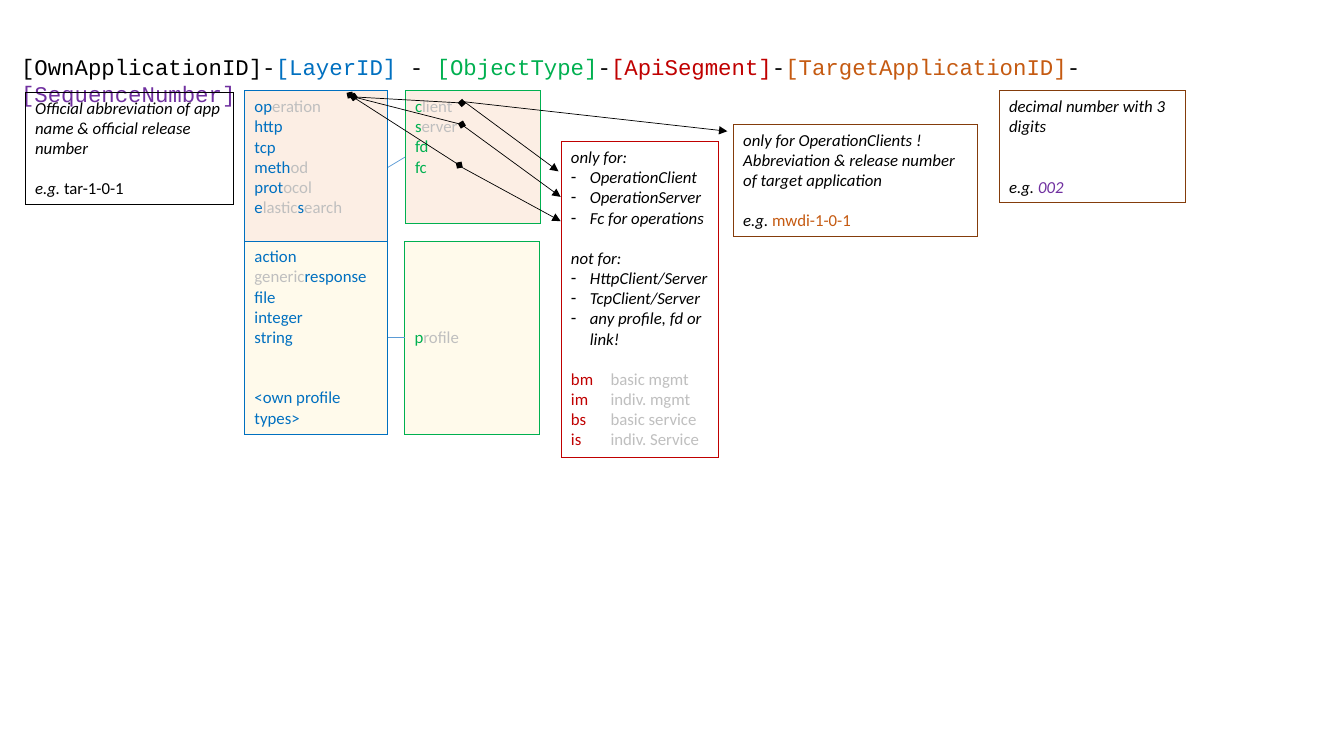
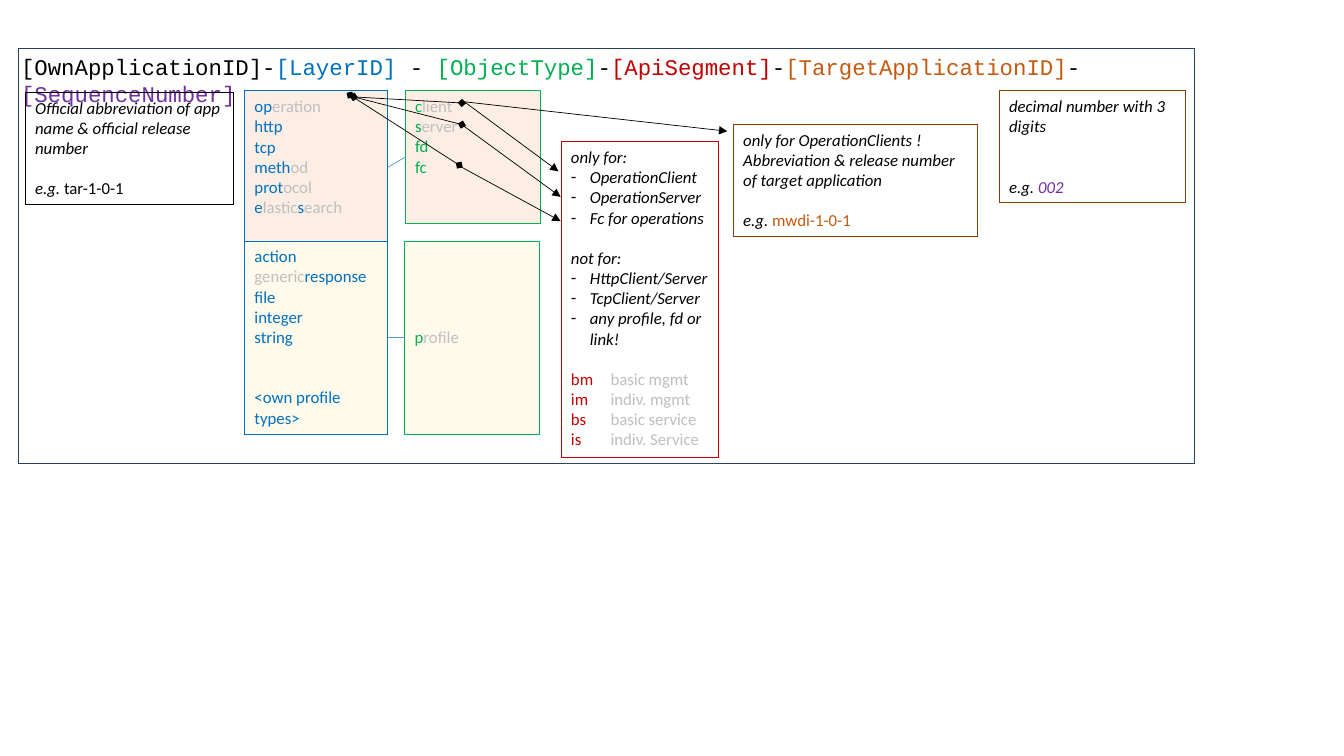
Before and after one commit to openBackhaul/ApplicationPattern, a slide deck: slide 1 of doc/ElementsApplicationPattern/Names/StructureOfUuids/pictures/uuid-structure.pptx. Drawn at 1344x756 pixels with LibreOffice and Linux fonts; fonts in the diff are those of the drawing. Boxes give left, top, right and bottom in pixels: in the first picture for what was removed or moved away, otherwise in the second. Text is boxed around its words. In the diff, an @@ line names an element or a change of style, - is before the commit and + after.

```diff
--- a/doc/ElementsApplicationPattern/Names/StructureOfUuids/pictures/uuid-structure.pptx
+++ b/doc/ElementsApplicationPattern/Names/StructureOfUuids/pictures/uuid-structure.pptx
@@ rectangle added at bbox=[19, 48, 1195, 464], outline #28445D 0.5 pt @@
```
Also in this commit, not shown: 1 other slide changed, 1 other file.
